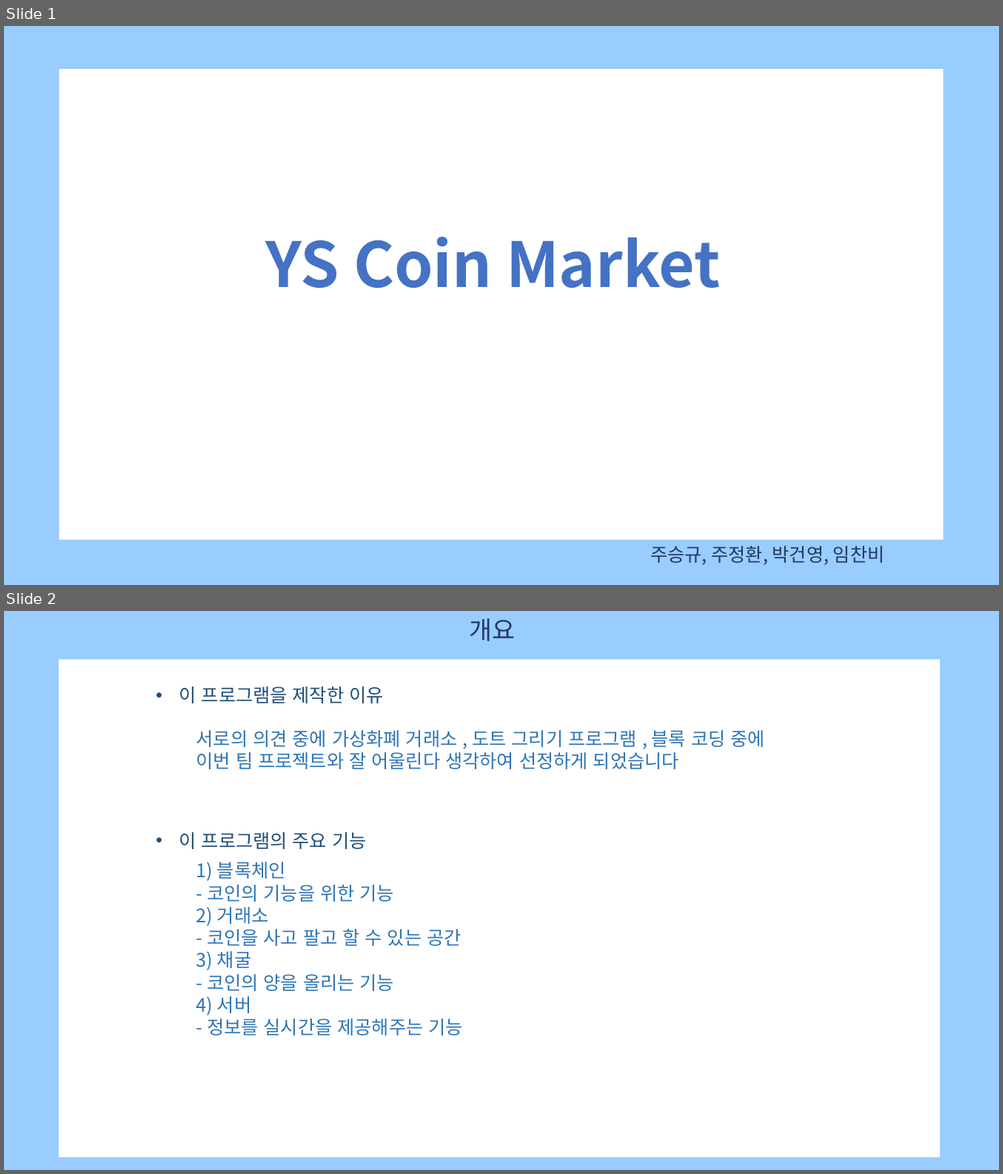
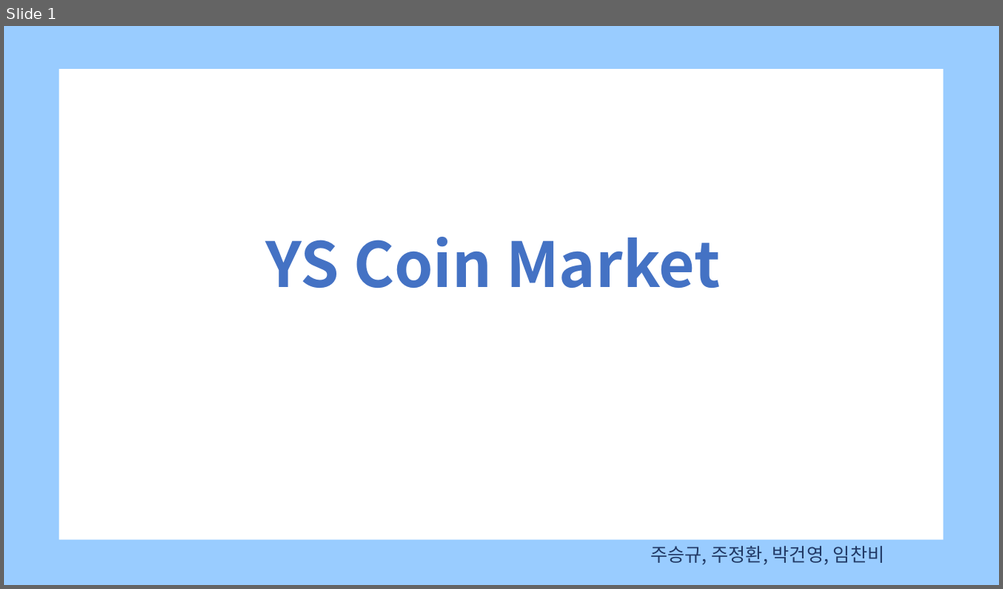
Before and after one commit to JuSeungKyu/ysCoinMarket, a slide deck: 템플릿PPT/YSCOIN_TYPE2.pptx. Shown one above the other, each under a label of ours: slides 1 and 2 before the commit, slide 1 after it. The pictures are 1003x1174 and 1003x589 pixels, drawn with LibreOffice and Linux fonts; fonts in the diff are those of the drawing. Boxes give left, top, right and bottom in pixels: in the first picture for what was removed or moved away, otherwise in the second. Text is boxed around its words. In the diff, an @@ line names an element or a change of style, - is before the commit and + after.

```diff
--- a/템플릿PPT/YSCOIN_TYPE2.pptx
+++ b/템플릿PPT/YSCOIN_TYPE2.pptx
@@ slide 2 removed at (x1=4, y1=611, x2=999, y2=1170), background #99CCFF @@
@@ text removed at (x1=469, y1=618, x2=515, y2=641) @@
-개요
@@ rectangle removed at (x1=59, y1=660, x2=939, y2=1158) @@
@@ text removed at (x1=179, y1=686, x2=383, y2=703) @@
-• 이 프로그램을 제작한 이유
@@ text removed at (x1=196, y1=730, x2=765, y2=769) @@
-서로의 의견 중에 가상화폐 거래소 , 도트 그리기 프로그램 , 블록 코딩 중에
-이번 팀 프로젝트와 잘 어울린다 생각하여 선정하게 되었습니다
@@ text removed at (x1=179, y1=832, x2=366, y2=849) @@
-• 이 프로그램의 주요 기능
@@ text removed at (x1=196, y1=862, x2=462, y2=1036) @@
-1) 블록체인
-- 코인의 기능을 위한 기능
-2) 거래소
-- 코인을 사고 팔고 할 수 있는 공간
-3) 채굴
-- 코인의 양을 올리는 기능
-4) 서버
-- 정보를 실시간을 제공해주는 기능
```
Also in this commit, not shown: 3 slides added, 6 other slides removed, 3 other files.
